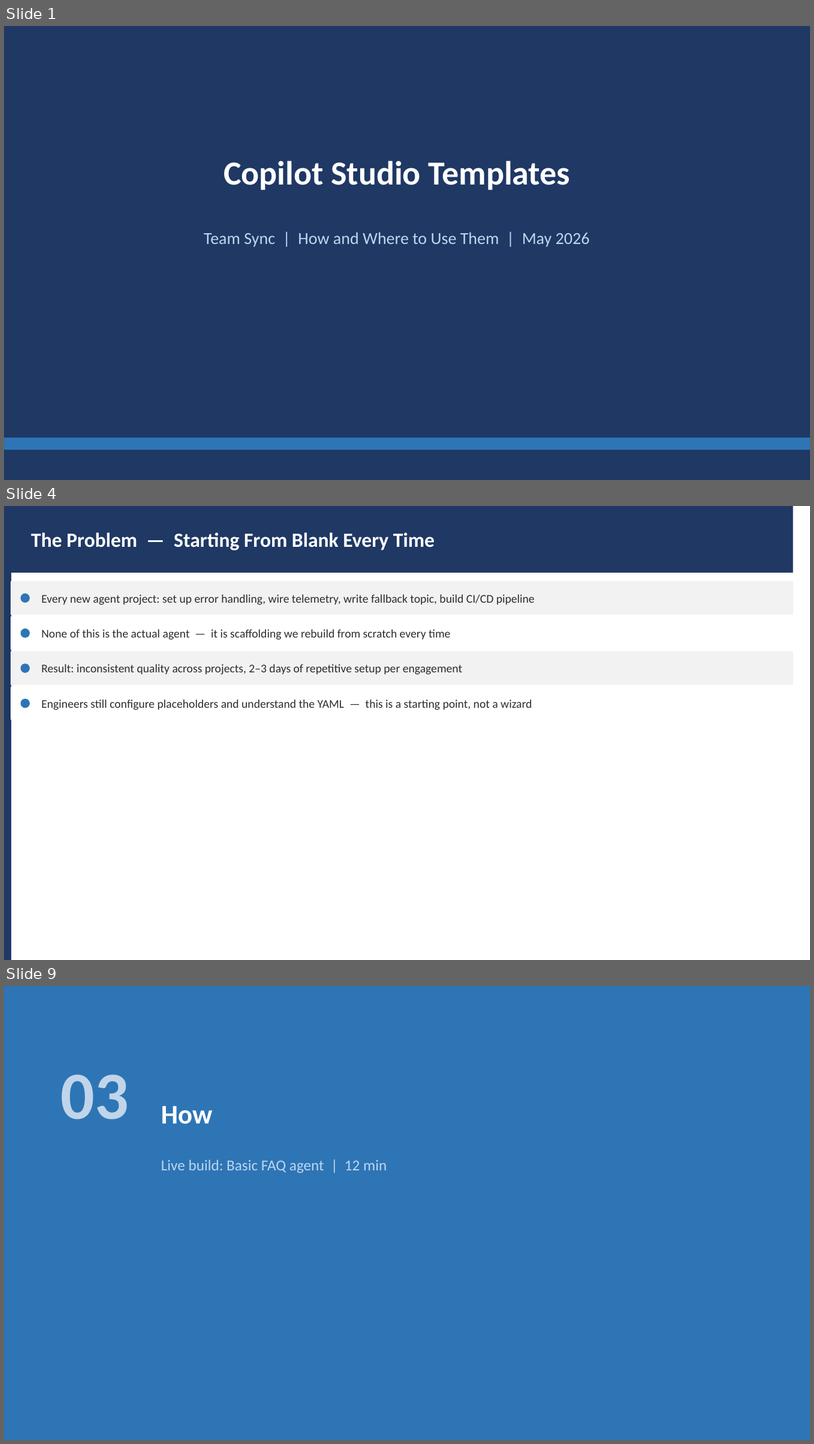
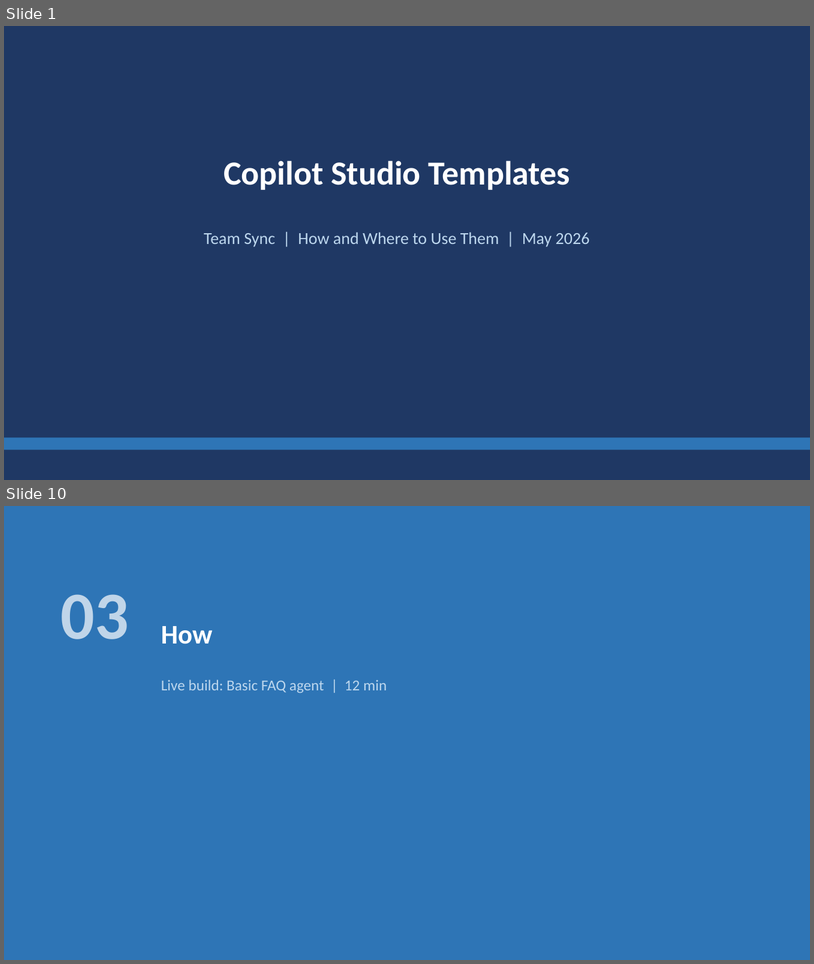
Before and after one commit to ramyabhargavi-p/copilot-studio-templates, a slide deck: docs/demo-prep-presentation.pptx. Shown one above the other, each under a label of ours: slides 1, 4 and 9 before the commit, slides 1 and 10 after it; the slides between them are not shown. The pictures are 814x1444 and 814x964 pixels, drawn with LibreOffice and Linux fonts; fonts in the diff are those of the drawing. Boxes give left, top, right and bottom in pixels: in the first picture for what was removed or moved away, otherwise in the second. Text is boxed around its words. In the diff, an @@ line names an element or a change of style, - is before the commit and + after.

```diff
--- a/docs/demo-prep-presentation.pptx
+++ b/docs/demo-prep-presentation.pptx
@@ slide 4 removed at bbox=[4, 506, 810, 960], background #FFFFFF @@
@@ rectangle removed at bbox=[4, 506, 11, 960] @@
@@ rectangle removed at bbox=[11, 506, 794, 573] @@
@@ text removed at bbox=[31, 532, 435, 550] @@
-The Problem — Starting From Blank Every Time
@@ rectangle removed at bbox=[11, 582, 794, 614] @@
@@ ellipse removed at bbox=[21, 594, 29, 602] @@
@@ text removed at bbox=[41, 594, 535, 605] @@
-Every new agent project: set up error handling, wire telemetry, write fallback topic, build CI/CD pipeline
@@ rectangle removed at bbox=[11, 617, 794, 649] @@
@@ ellipse removed at bbox=[21, 629, 29, 637] @@
@@ text removed at bbox=[41, 629, 450, 640] @@
-None of this is the actual agent — it is scaffolding we rebuild from scratch every time
@@ rectangle removed at bbox=[11, 652, 794, 684] @@
@@ ellipse removed at bbox=[21, 664, 29, 672] @@
@@ text removed at bbox=[41, 664, 462, 675] @@
-Result: inconsistent quality across projects, 2–3 days of repetitive setup per engagement
@@ rectangle removed at bbox=[11, 687, 794, 720] @@
@@ ellipse removed at bbox=[21, 699, 29, 708] @@
@@ text removed at bbox=[41, 699, 532, 710] @@
-Engineers still configure placeholders and understand the YAML — this is a starting point, not a wizard
@@ what was slide 9 is now slide 10 @@
```
Also in this commit, not shown: 5 slides changed, 5 slides added, 2 other slides removed, 1 other file.
